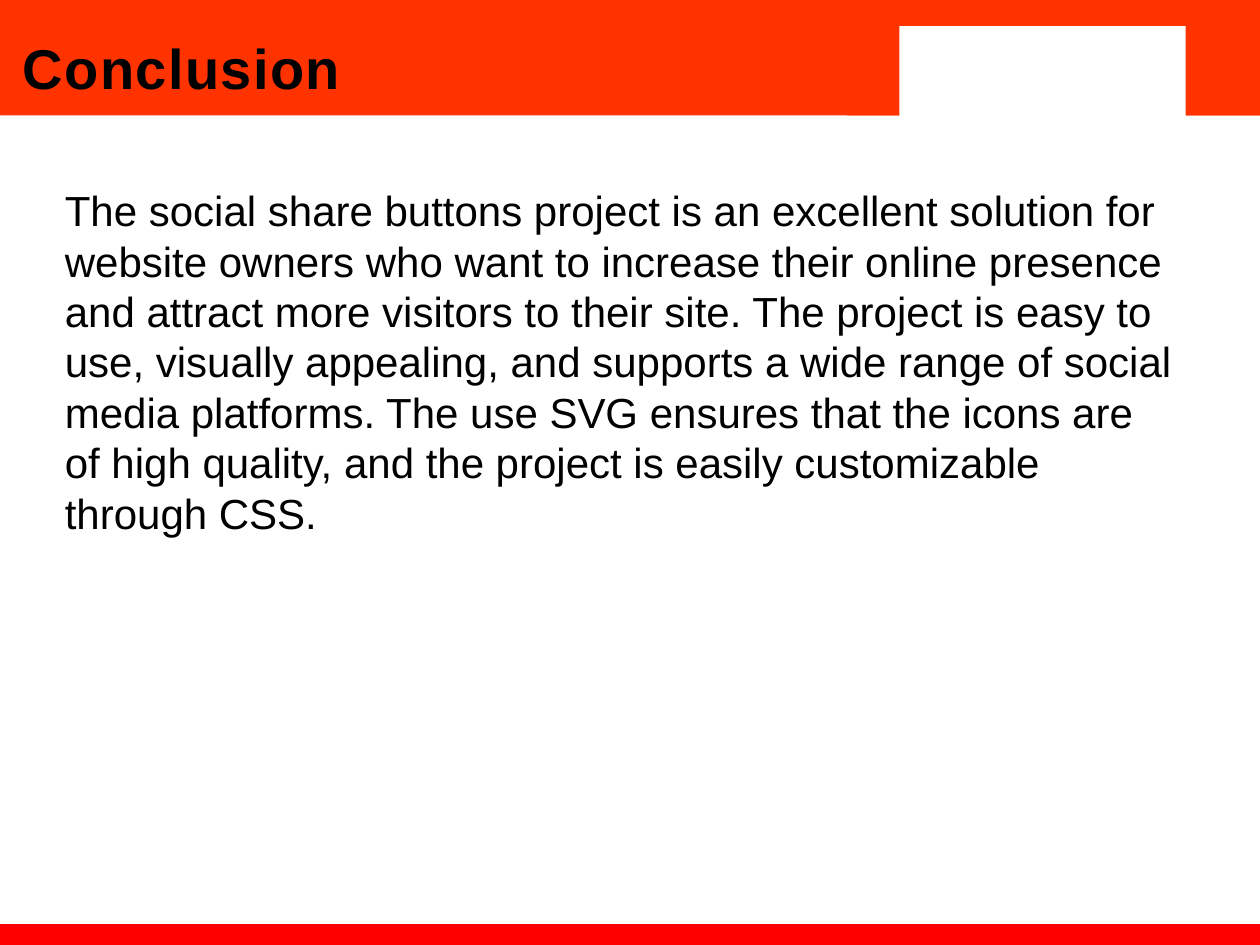
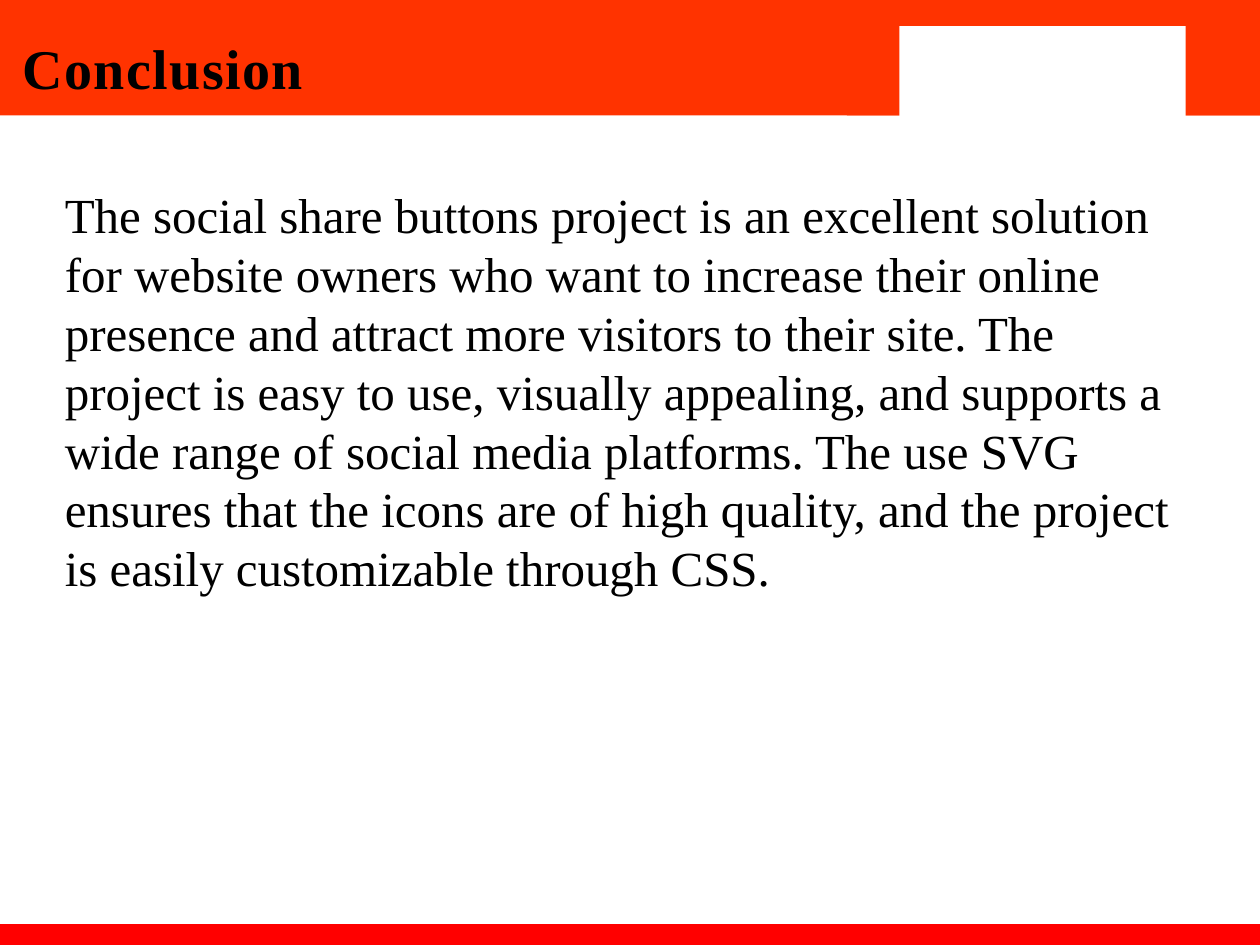
Before and after one commit to suk9669/fee-project, a slide deck: slide 10 of FEE_PPT(2210990869,70,71,72).pptx. Drawn at 1260x945 pixels with LibreOffice and Linux fonts; fonts in the diff are those of the drawing; background and template pictures are left out. Boxes give left, top, right and bottom in pixels: in the first picture for what was removed or moved away, otherwise in the second. Text is boxed around its words. In the diff, an @@ line names an element or a change of style, - is before the commit and + after.

```diff
--- a/FEE_PPT(2210990869,70,71,72).pptx
+++ b/FEE_PPT(2210990869,70,71,72).pptx
@@ text "Conclusion" at [23,50,303,90]: font Arial to Times New Roman @@
@@ text "The social share buttons project ..." at [65,199,1169,596]: size 24 to 28 pt, font Arial to Times New Roman @@
```
Also in this commit, not shown: 8 other slides changed, 7 slides added, 1 slide removed, 5 other files.
